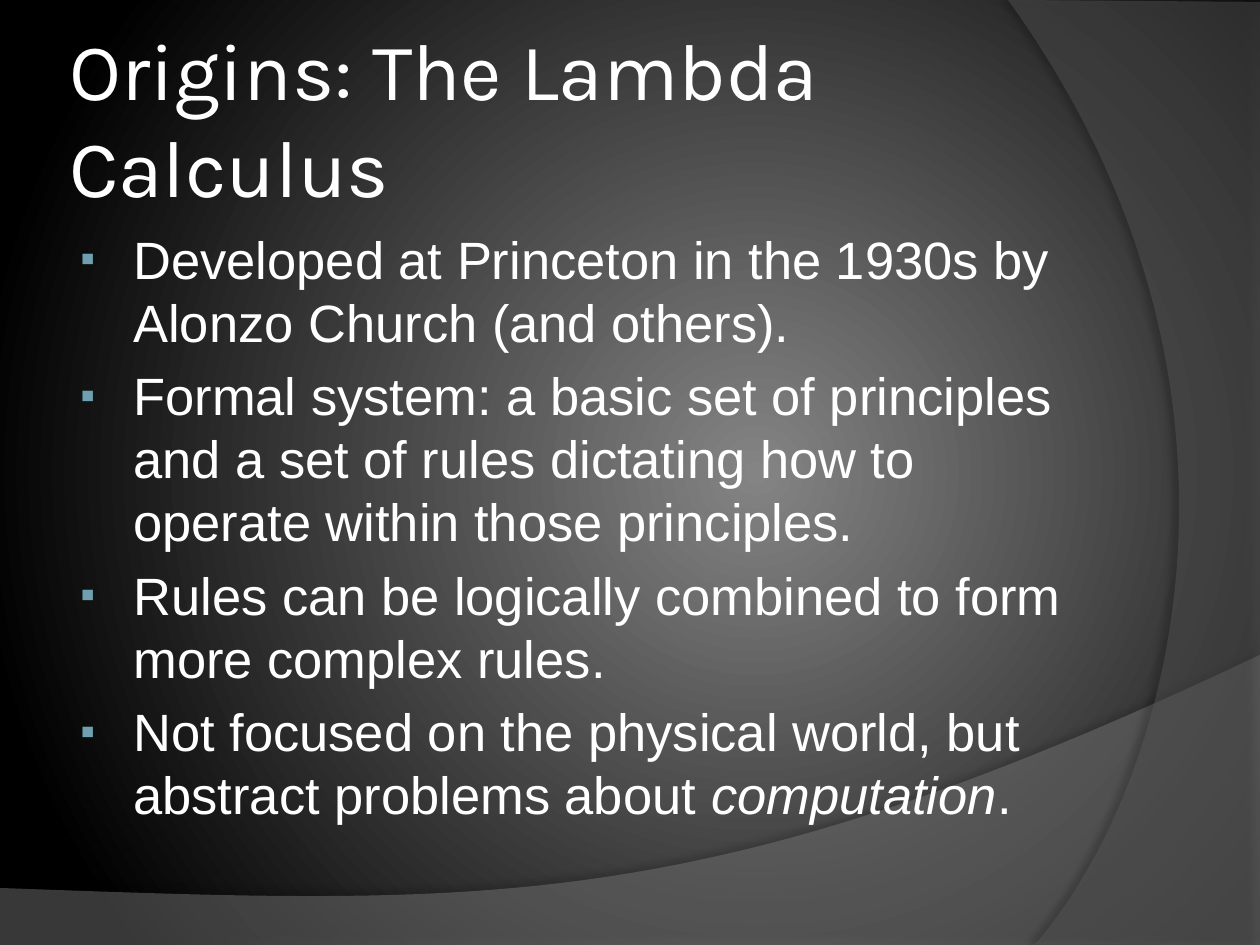
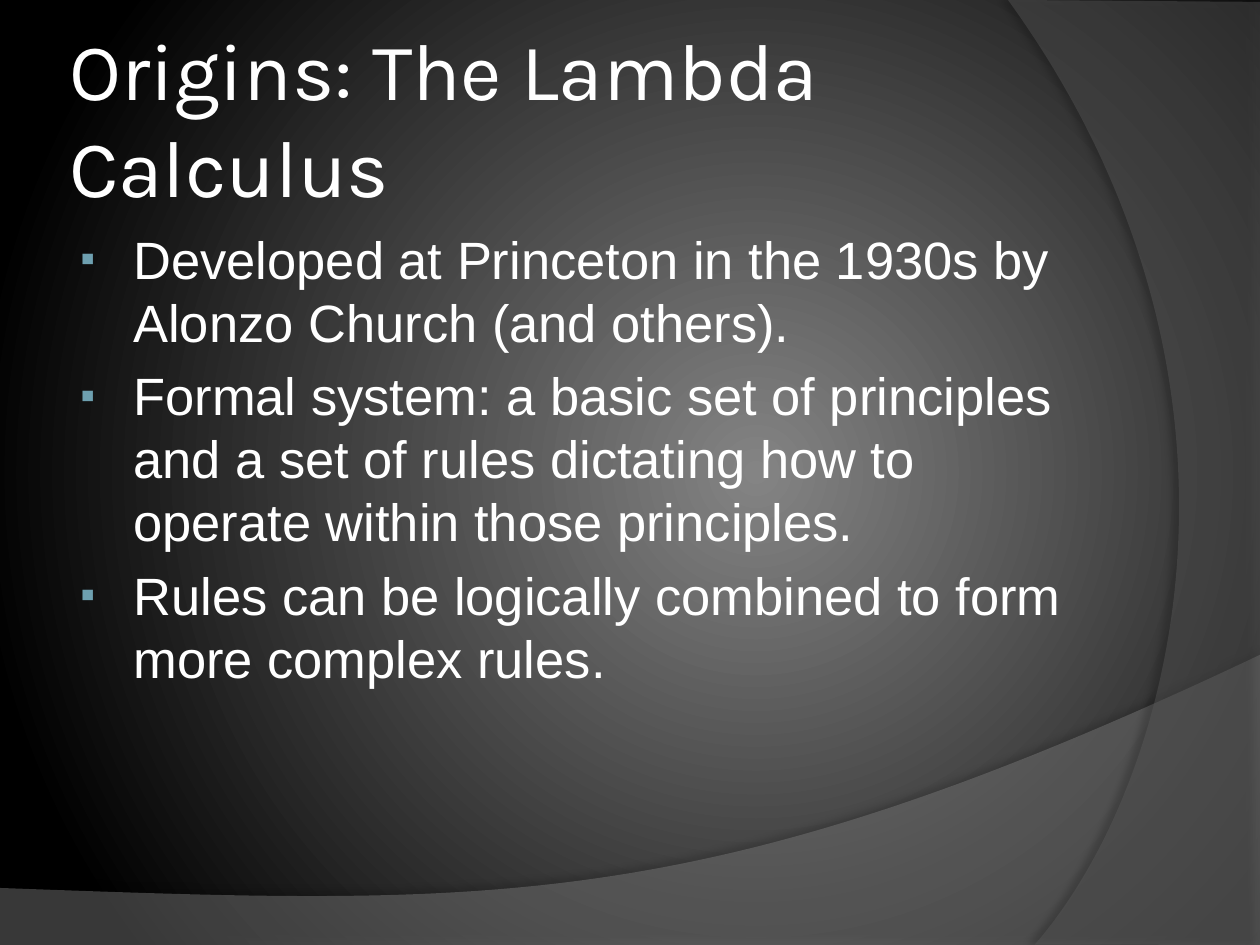
Before and after one commit to chrislewis/JaxFunc_0_ImperativelyFunctional, a slide deck: slide 2 of JaxFunc.pptx. Drawn at 1260x945 pixels with LibreOffice and Linux fonts; fonts in the diff are those of the drawing. Boxes give left, top, right and bottom in pixels: in the first picture for what was removed or moved away, otherwise in the second. Text is boxed around its words. In the diff, an @@ line names an element or a change of style, - is before the commit and + after.

```diff
--- a/JaxFunc.pptx
+++ b/JaxFunc.pptx
@@ text at (x1=133, y1=713, x2=1020, y2=825): paragraph removed @@
-  ▪ Not focused on the physical world, but abstract problems about computation.
```
Also in this commit, not shown: 1 other slide changed.
